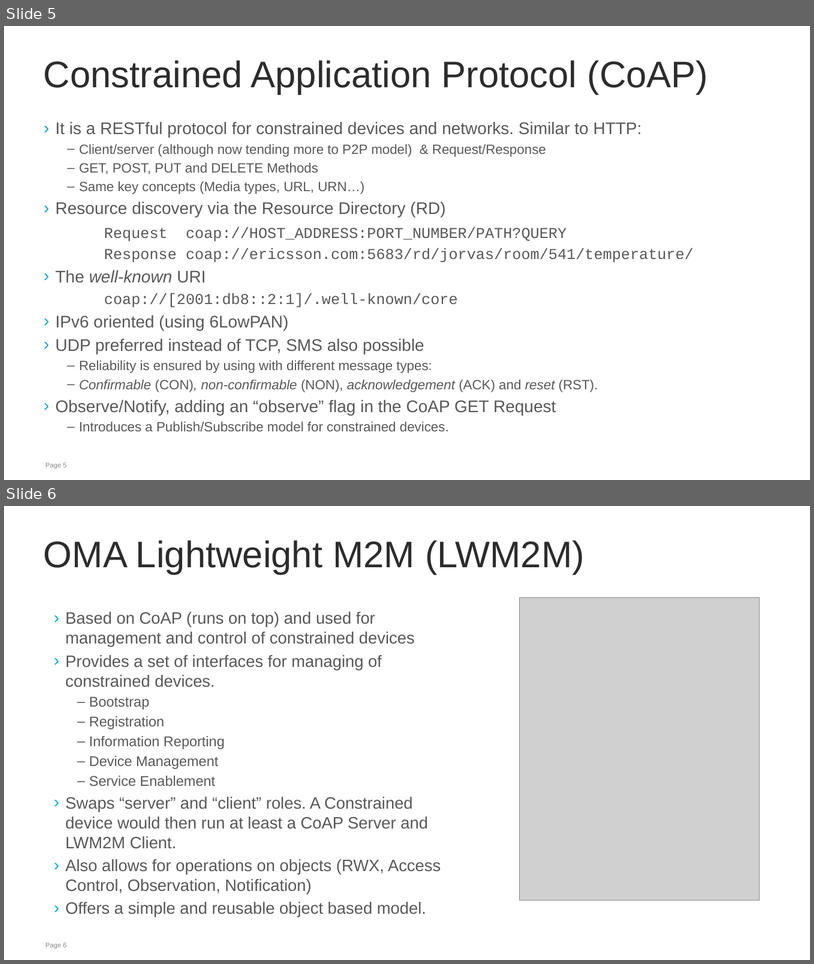
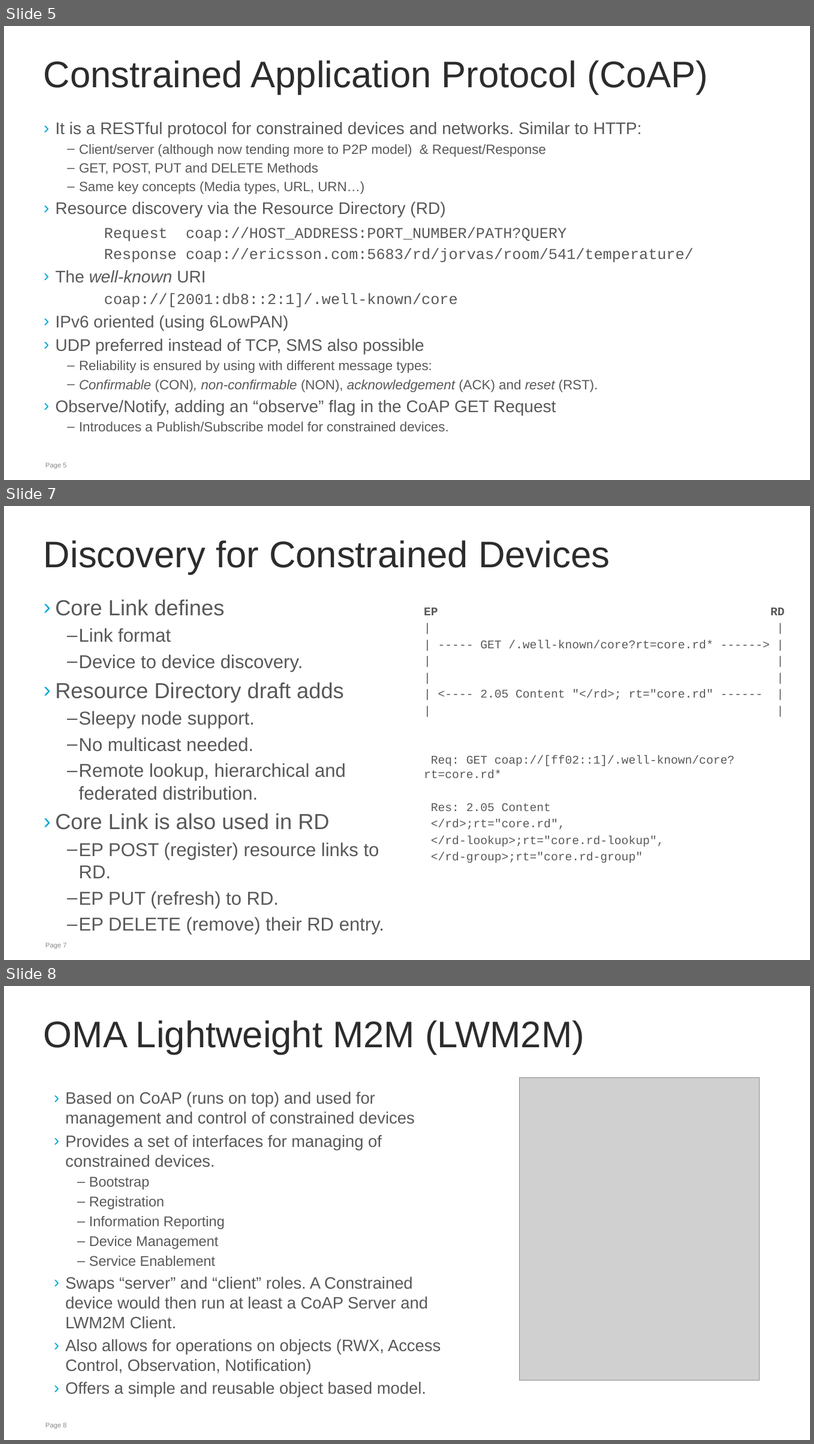
Before and after one commit to jaimejim/iot-playground, a slide deck: Documentation/IPSO_Intro_W3C.pptx. Shown one above the other, each under a label of ours: slides 5 and 6 before the commit, slides 5, 7 and 8 after it; the slides between them are not shown. The pictures are 814x964 and 814x1444 pixels, drawn with LibreOffice and Linux fonts; fonts in the diff are those of the drawing; grey boxes stand for pictures; background and template pictures are left out. Boxes give left, top, right and bottom in pixels: in the first picture for what was removed or moved away, otherwise in the second. Text is boxed around its words. In the diff, an @@ line names an element or a change of style, - is before the commit and + after.

```diff
--- a/Documentation/IPSO_Intro_W3C.pptx
+++ b/Documentation/IPSO_Intro_W3C.pptx
@@ slide 7 added at bbox=[4, 506, 810, 960], background #FFFFFF; not listed: 1 template element that a slide beside it also shows @@
@@ title added at bbox=[44, 540, 610, 574], 44 pt, text #2C2C2D @@
+Discovery for Constrained Devices
@@ text added at bbox=[55, 599, 384, 934], 22.2 pt, text #58585A @@
+› Core Link defines
+  – Link format
+  – Device to device discovery.
+› Resource Directory draft adds
+  – Sleepy node support.
+  – No multicast needed.
+  – Remote lookup, hierarchical and federated distribution.
+› Core Link is also used in RD
+  – EP POST (register) resource links to RD.
+  – EP PUT (refresh) to RD.
+  – EP DELETE (remove) their RD entry.
@@ text added at bbox=[424, 607, 785, 862], 14 pt, text #58585A @@
+EP RD
+| |
+| ----- GET /.well-known/core?rt=core.rd* ------> |
+| |
+| |
+| <---- 2.05 Content "</rd>; rt="core.rd" ------ |
+| |
+Req: GET coap://[ff02::1]/.well-known/core?rt=core.rd*
+Res: 2.05 Content
+</rd>;rt="core.rd",
+</rd-lookup>;rt="core.rd-lookup",
+</rd-group>;rt="core.rd-group"
@@ what was slide 6 is now slide 8 @@
```
Also in this commit, not shown: 4 slides changed, 3 other slides added, 4 slides removed.
